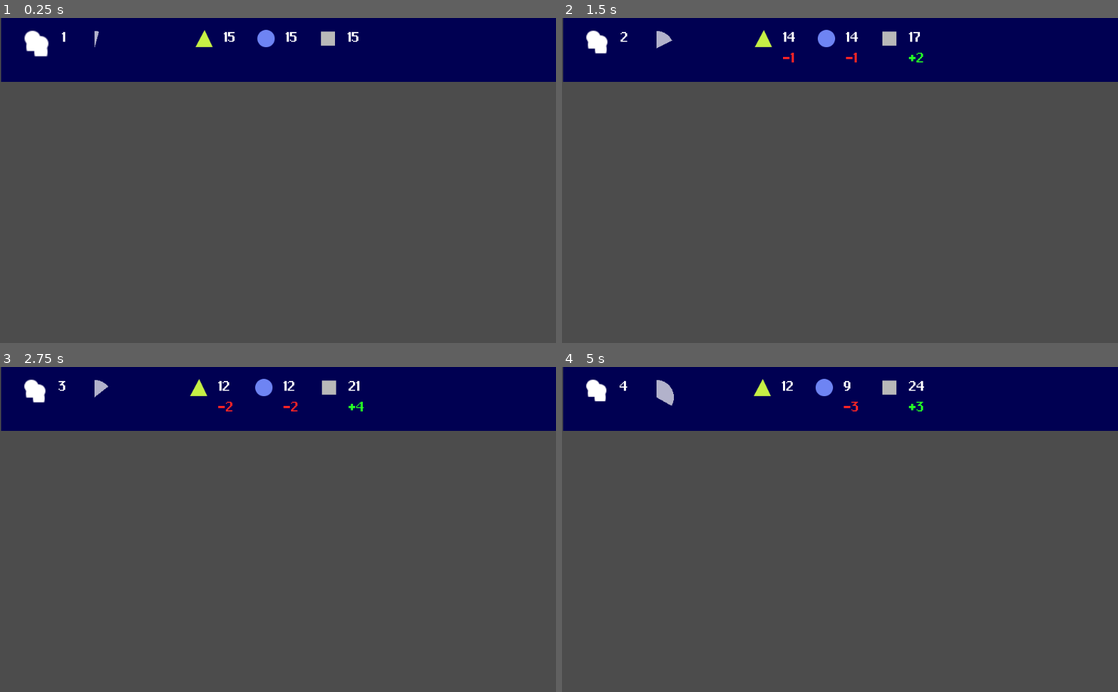
Above: before the commit, frames 1-4 (two rows, left to right).
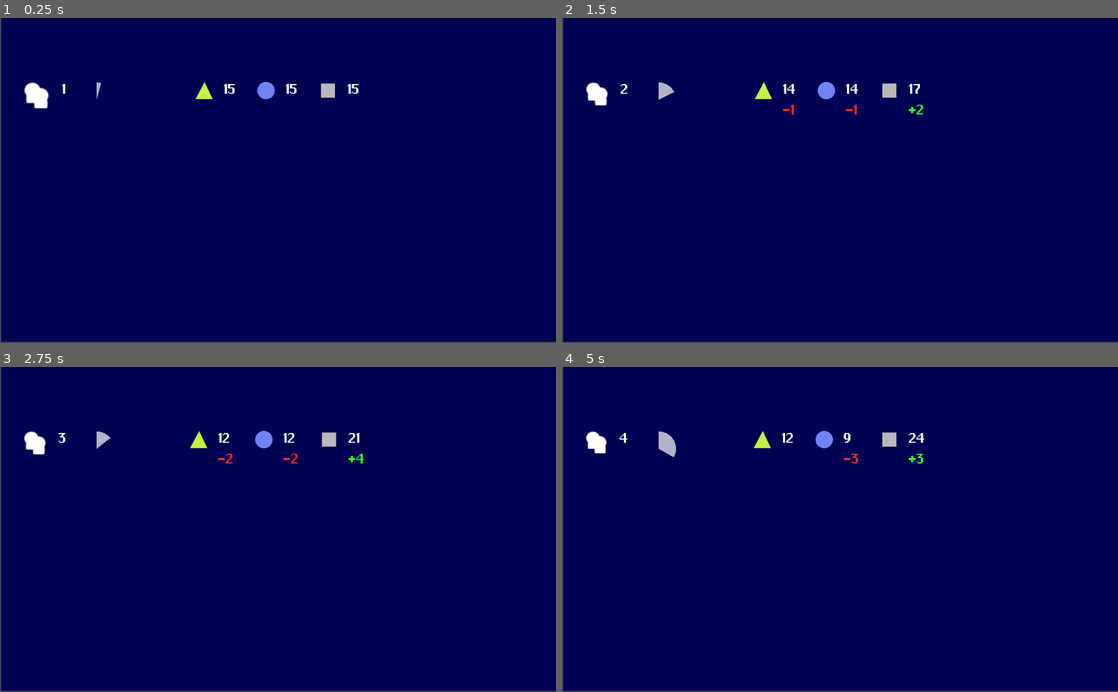
Above: after the commit, the same moments.

Repository: T4g1/gd-wildjam13
Game: Godot game, scene res://scenes/TestResources.tscn
Two runs of this game, one before a commit and one after it. Both use one fixed random seed, a clock stepped at 60 frames per second and the inputs below. After the commit the project has no main scene; this scene is started directly in both runs.
Inputs (mouse positions are in pixels of both pictures, inside the frame that each line leads up to):
- Up to frame 1 (0.25 s): no input
- Up to frame 2 (1.5 s): move the mouse to (962, 164) at 0.52 s; hold Right (ui_right) 0.53-1.25 s; click (962, 164) at 0.67 s; drag from (728, 196) to (812, 245) at 1.27 s
- Up to frame 3 (2.75 s): move the mouse to (333, 458) at 2.02 s; hold Right (ui_right) from 2.03 s (still down)
- Up to frame 4 (5 s): release Right (ui_right) at 2.75 s; tap Enter at 2.75 s; drag from (812, 594) to (673, 480) at 2.77 s; move the mouse to (1006, 578) at 3.52 s; hold Left (ui_left) 3.53-4.25 s; tap Space at 4.25 s; drag from (673, 480) to (756, 448) at 4.27 s

The runs differ from the first frame. In frame 1, 81% of the frame differs, in the area x 0-100%, y 3-100%; in frame 2, 81%; in frame 3, 81%; in frame 4, 81%.

Commit message:
feat: integrate GUI into main

Diff:
--- a/main.gd
+++ b/main.gd
@@ -2,13 +2,38 @@
 
 var held_object = null
 var player_city = null
+
 onready var pool: Pool = $VBoxContainer/Pool
+onready var resources_manager: ResourcesManager = $ResourcesManager
+onready var timer: ResourcesTimer = $Timer
+onready var gui: GUIResources = $GUIResources
+onready var doom: Timer = $doom_timer
 
 func _ready():
 	player_city = find_node("PlayerCity")
 
 	pool.connect("add_polymino", self, "_on_add_polymino")
 	pool.connect("remove_polymino", self, "_on_remove_polymino")
+	# Connect resource manager to GUI
+	resources_manager.connect("updated_resources", gui, "update_resources")
+	resources_manager.connect("updated_diffs", gui, "update_diffs")
+
+	# Connect resource manager to game_over logic
+	resources_manager.connect("is_empty", self, "init_doom")
+	doom.connect("timeout", self, "check_doom")
+
+	# Connect timer to consume action
+	timer.connect("timeout", self, "consume_produce")
+
+	start_game()
+
+func start_game():
+	timer.start()
+	resources_manager.reset()
+	# Set gui to init values
+	gui.update_resources(resources_manager.resources)
+	gui.update_population(1)
+
 
 	randomize()
 	generate_pool()
@@ -34,6 +59,12 @@
 	# Pass any held object to player's city for check
 	if held_object:
 		player_city.show_ghost(held_object)
+	# Update GUI with timer value
+	gui.update_timer(timer.time_left / timer.wait_time)
+
+func clear_pool():
+	for node in get_tree().get_nodes_in_group("dragable"):
+		node.free()
 
 func generate_pool():
 	pool.generate_new_pool()
--- a/main.tscn
+++ b/main.tscn
@@ -1,9 +1,12 @@
-[gd_scene load_steps=5 format=2]
+[gd_scene load_steps=8 format=2]
 
 [ext_resource path="res://main.gd" type="Script" id=1]
 [ext_resource path="res://nodes/City/City.tscn" type="PackedScene" id=2]
 [ext_resource path="res://nodes/Pool/Pool.gd" type="Script" id=3]
 [ext_resource path="res://nodes/Polymino/Polymino.tscn" type="PackedScene" id=4]
+[ext_resource path="res://scripts/ResourcesTimer.gd" type="Script" id=5]
+[ext_resource path="res://scripts/ResourcesManager.gd" type="Script" id=6]
+[ext_resource path="res://scenes/GUIResources.tscn" type="PackedScene" id=7]
 
 [node name="Node2D" type="Control"]
 anchor_right = 1.0
@@ -72,3 +75,18 @@
 
 [node name="pol4" parent="VBoxContainer/Pool/Control4" instance=ExtResource( 4 )]
 shape = 6
+
+[node name="Timer" type="Timer" parent="."]
+script = ExtResource( 5 )
+
+[node name="ResourcesManager" type="Node2D" parent="."]
+script = ExtResource( 6 )
+
+[node name="doom_timer" type="Timer" parent="."]
+wait_time = 0.2
+one_shot = true
+
+[node name="GUIResources" parent="." instance=ExtResource( 7 )]
+margin_left = -2.0
+margin_right = -2.0
+margin_bottom = -493.0
--- a/project.godot
+++ b/project.godot
@@ -24,6 +24,16 @@
 "language": "GDScript",
 "path": "res://scripts/GUIResources.gd"
 }, {
+"base": "Node2D",
+"class": "Polymino",
+"language": "GDScript",
+"path": "res://nodes/Polymino/Polymino.gd"
+}, {
+"base": "HBoxContainer",
+"class": "Pool",
+"language": "GDScript",
+"path": "res://nodes/Pool/Pool.gd"
+}, {
 "base": "HBoxContainer",
 "class": "ResourceLabels",
 "language": "GDScript",
@@ -48,34 +58,23 @@
 "class": "TestResources",
 "language": "GDScript",
 "path": "res://scripts/TestResources.gd"
-}, {
-"base": "Node2D",
-"class": "Polymino",
-"language": "GDScript",
-"path": "res://nodes/Polymino/Polymino.gd"
-}, {
-"base": "HBoxContainer",
-"class": "Pool",
-"language": "GDScript",
-"path": "res://nodes/Pool/Pool.gd"
 } ]
 _global_script_class_icons={
 "Bloc": "",
 "ConsumeBar": "",
 "GUIResources": "",
+"Polymino": "",
+"Pool": "",
 "ResourceLabels": "",
 "ResourceType": "",
 "ResourcesManager": "",
 "ResourcesTimer": "",
-"TestResources": "",
-"Polymino": "",
-"Pool": ""
+"TestResources": ""
 }
 
 [application]
 
 config/name="New Game Project"
-run/main_scene="res://main.tscn"
 config/icon="res://icon.png"
 
 [rendering]
--- a/scenes/GUIResources.tscn
+++ b/scenes/GUIResources.tscn
@@ -17,15 +17,17 @@
 
 [node name="ColorRect" type="ColorRect" parent="."]
 anchor_right = 1.0
-anchor_bottom = 0.2
+anchor_bottom = 1.0
 color = Color( 0.00392157, 0, 0.32549, 1 )
 
 [node name="Container" type="Control" parent="."]
 anchor_left = 0.8
+anchor_top = 0.2
 anchor_right = 0.8
-anchor_bottom = 0.2
+anchor_bottom = 0.4
 margin_left = -779.2
 margin_right = 159.8
+margin_bottom = -120.0
 
 [node name="Population" parent="Container" instance=ExtResource( 2 )]
 anchor_top = 0.2
@@ -36,10 +38,10 @@
 no_diff = true
 
 [node name="ConsumeBar" type="Control" parent="Container"]
-margin_left = 100.0
-margin_top = 26.0
-margin_right = 167.0
-margin_bottom = 95.0
+margin_left = 104.101
+margin_top = 1.39343
+margin_right = 171.101
+margin_bottom = 70.3934
 script = ExtResource( 4 )
 
 [node name="Resources" type="HBoxContainer" parent="Container"]
@@ -55,17 +57,17 @@
 [node name="Food" parent="Container/Resources" instance=ExtResource( 2 )]
 margin_left = 309.0
 margin_right = 389.0
-margin_bottom = 72.0
+margin_bottom = 66.0
 icon = ExtResource( 5 )
 
 [node name="Water" parent="Container/Resources" instance=ExtResource( 2 )]
 margin_left = 429.0
 margin_right = 509.0
-margin_bottom = 72.0
+margin_bottom = 66.0
 icon = ExtResource( 6 )
 
 [node name="Iron" parent="Container/Resources" instance=ExtResource( 2 )]
 margin_left = 549.0
 margin_right = 629.0
-margin_bottom = 72.0
+margin_bottom = 66.0
 icon = ExtResource( 7 )
--- a/scripts/ConsumeBar.gd
+++ b/scripts/ConsumeBar.gd
@@ -6,25 +6,25 @@
 var value : float = 0.1
 
 func _ready():
-  pass
+	pass
 
 func update_value(v: float):
-  value = v
-  update()
+	value = v
+	update()
 
 func _draw():
-  draw_circle_arc_poly(Vector2(SIZE / 2, SIZE / 2),
-  SIZE/ 2,
-  0, 360 - 360 * value,
-  Color(1,1,1,0.7))
+	draw_circle_arc_poly(Vector2(SIZE / 2, SIZE / 2),
+	SIZE/ 2,
+	0, 360 - 360 * value,
+	Color(1,1,1,0.7))
 
 func draw_circle_arc_poly(center, radius, angle_from, angle_to, color):
-  var nb_points = 32
-  var points_arc = PoolVector2Array()
-  points_arc.push_back(center)
-  var colors = PoolColorArray([color])
+	var nb_points = 32
+	var points_arc = PoolVector2Array()
+	points_arc.push_back(center)
+	var colors = PoolColorArray([color])
 
-  for i in range(nb_points + 1):
-      var angle_point = deg2rad(angle_from + i * (angle_to - angle_from) / nb_points - 90)
-      points_arc.push_back(center + Vector2(cos(angle_point), sin(angle_point)) * radius)
-  draw_polygon(points_arc, colors)
+	for i in range(nb_points + 1):
+			var angle_point = deg2rad(angle_from + i * (angle_to - angle_from) / nb_points - 90)
+			points_arc.push_back(center + Vector2(cos(angle_point), sin(angle_point)) * radius)
+	draw_polygon(points_arc, colors)
--- a/scripts/GUIResources.gd
+++ b/scripts/GUIResources.gd
@@ -7,29 +7,29 @@
 
 
 func _ready():
-  resources_labels[ResourceType.Types.FOOD] = $Container/Resources/Food
-  resources_labels[ResourceType.Types.WATER] = $Container/Resources/Water
-  resources_labels[ResourceType.Types.IRON] = $Container/Resources/Iron
+	resources_labels[ResourceType.Types.FOOD] = $Container/Resources/Food
+	resources_labels[ResourceType.Types.WATER] = $Container/Resources/Water
+	resources_labels[ResourceType.Types.IRON] = $Container/Resources/Iron
 
-  for type in range(0, ResourceType.Types.size()):
-    var resource: ResourceLabels = resources_labels[type]
-    resource.update_total(0)
-    resource.update_diff(0)
+	for type in range(0, ResourceType.Types.size()):
+		var resource: ResourceLabels = resources_labels[type]
+		resource.update_total(0)
+		resource.update_diff(0)
 
-  population.update_total(0)
+	population.update_total(0)
 
 func update_population(value: int):
-  population.update_total(value)
+	population.update_total(value)
 
 func update_resources(values: Dictionary):
-  for key in values.keys():
-    var resource: ResourceLabels = resources_labels[key]
-    resource.update_total(values[key])
+	for key in values.keys():
+		var resource: ResourceLabels = resources_labels[key]
+		resource.update_total(values[key])
 
 func update_diffs(values: Dictionary):
-  for key in values.keys():
-    var resource: ResourceLabels = resources_labels[key]
-    resource.update_diff(values[key])
+	for key in values.keys():
+		var resource: ResourceLabels = resources_labels[key]
+		resource.update_diff(values[key])
 
 func update_timer(value: float):
-  consume_bar.update_value(value)
+	consume_bar.update_value(value)
--- a/scripts/ResourcesManager.gd
+++ b/scripts/ResourcesManager.gd
@@ -11,41 +11,41 @@
 export(int) var base = 15
 
 func _ready():
-  reset()
+	reset()
 
 func reset():
-  for type in range(0, ResourceType.Types.size()):
-    resources[type] = base
-    diffs[type] = 0
+	for type in range(0, ResourceType.Types.size()):
+		resources[type] = base
+		diffs[type] = 0
 
 func add(type: int, value: int):
-  resources[type] += value
-  emit_signal("updated_resources", resources)
+	resources[type] += value
+	emit_signal("updated_resources", resources)
 
 func remove(type: int, value: int):
-  resources[type] -= value
-  if resources[type] < 0:
-    emit_signal("is_empty")
-  emit_signal("updated_resources", resources)
+	resources[type] -= value
+	if resources[type] < 0:
+		emit_signal("is_empty")
+	emit_signal("updated_resources", resources)
 
 func update_diffs():
-  for type in range(0, ResourceType.Types.size()):
-    diffs[type] = 0
+	for type in range(0, ResourceType.Types.size()):
+		diffs[type] = 0
 
-  var blocs := get_tree().get_nodes_in_group("bloc")
-  for b_i in blocs:
-    var bloc := b_i as Bloc
-    if bloc.active:
-      for type in range(0, ResourceType.Types.size()):
-        if type == bloc.prod_type:
-          diffs[type] += bloc.production
-        else:
-          diffs[type] -= bloc.consumption
+	var blocs := get_tree().get_nodes_in_group("bloc")
+	for b_i in blocs:
+		var bloc := b_i as Bloc
+		if bloc.active:
+			for type in range(0, ResourceType.Types.size()):
+				if type == bloc.prod_type:
+					diffs[type] += bloc.production
+				else:
+					diffs[type] -= bloc.consumption
 
-    emit_signal("updated_diffs", diffs)
+		emit_signal("updated_diffs", diffs)
 
 func is_empty() -> bool:
-  var empty = false
-  for type in range(0, ResourceType.Types.size()):
-    empty = empty || resources[type] < 0
-  return empty
+	var empty = false
+	for type in range(0, ResourceType.Types.size()):
+		empty = empty || resources[type] < 0
+	return empty
--- a/scripts/ResourcesTimer.gd
+++ b/scripts/ResourcesTimer.gd
@@ -6,12 +6,12 @@
 export(float) var acc := 0.9
 
 func _ready():
-  init()
+	init()
 
 func init():
-  wait_time = base_delay
+	wait_time = base_delay
 
 func speed_up():
-  stop()
-  wait_time = max(min_delay, wait_time * acc)
-  start()
+	stop()
+	wait_time = max(min_delay, wait_time * acc)
+	start()
--- a/scripts/TestResources.gd
+++ b/scripts/TestResources.gd
@@ -9,71 +9,71 @@
 var bloc_packed: PackedScene = preload("res://scenes/Bloc.tscn")
 
 func _ready():
-  # Connect resource manager to GUI
-  resources_manager.connect("updated_resources", gui, "update_resources")
-  resources_manager.connect("updated_diffs", gui, "update_diffs")
+	# Connect resource manager to GUI
+	resources_manager.connect("updated_resources", gui, "update_resources")
+	resources_manager.connect("updated_diffs", gui, "update_diffs")
 
-  # Connect resource manager to game_over logic
-  resources_manager.connect("is_empty", self, "init_doom")
-  doom.connect("timeout", self, "check_doom")
+	# Connect resource manager to game_over logic
+	resources_manager.connect("is_empty", self, "init_doom")
+	doom.connect("timeout", self, "check_doom")
 
-  # Connect timer to consume action
-  timer.connect("timeout", self, "consume_produce")
+	# Connect timer to consume action
+	timer.connect("timeout", self, "consume_produce")
 
-  start_game()
+	start_game()
 
 func start_game():
-  timer.start()
-  resources_manager.reset()
+	timer.start()
+	resources_manager.reset()
 
-  # Set gui to init values
-  gui.update_resources(resources_manager.resources)
-  gui.update_population(1)
+	# Set gui to init values
+	gui.update_resources(resources_manager.resources)
+	gui.update_population(1)
 
 func _input(event: InputEvent):
-  if event.is_action_pressed("ui_left"):
-    create_bloc(ResourceType.Types.FOOD)
-  if event.is_action_pressed("ui_down"):
-    create_bloc(ResourceType.Types.WATER)
-  if event.is_action_pressed("ui_right"):
-    create_bloc(ResourceType.Types.IRON)
+	if event.is_action_pressed("ui_left"):
+		create_bloc(ResourceType.Types.FOOD)
+	if event.is_action_pressed("ui_down"):
+		create_bloc(ResourceType.Types.WATER)
+	if event.is_action_pressed("ui_right"):
+		create_bloc(ResourceType.Types.IRON)
 
 func _process(delta):
-  # Update GUI with timer value
-  gui.update_timer(timer.time_left / timer.wait_time)
+	# Update GUI with timer value
+	gui.update_timer(timer.time_left / timer.wait_time)
 
 func create_bloc(type: int):
-  # Create Bloc from prefab
-  var bloc: Bloc = bloc_packed.instance()
-  bloc.prod_type = type
-  bloc.active = true
+	# Create Bloc from prefab
+	var bloc: Bloc = bloc_packed.instance()
+	bloc.prod_type = type
+	bloc.active = true
 
-  # Connect bloc to resource manager
-  bloc.connect("consume", resources_manager, "remove")
-  bloc.connect("produce", resources_manager, "add")
+	# Connect bloc to resource manager
+	bloc.connect("consume", resources_manager, "remove")
+	bloc.connect("produce", resources_manager, "add")
 
-  # Add bloc in the tree
-  $Blocs.add_child(bloc)
-  resources_manager.update_diffs()
+	# Add bloc in the tree
+	$Blocs.add_child(bloc)
+	resources_manager.update_diffs()
 
-  # Update timer pace and activate a consume cycle
-  timer.speed_up()
-  consume_produce()
+	# Update timer pace and activate a consume cycle
+	timer.speed_up()
+	consume_produce()
 
-  # Increase population
-  gui.update_population(1 + get_tree().get_nodes_in_group("bloc").size())
+	# Increase population
+	gui.update_population(1 + get_tree().get_nodes_in_group("bloc").size())
 
 func consume_produce():
-  # Get all blocs to consume and produce
-  get_tree().call_group("bloc", "consume_and_produce")
+	# Get all blocs to consume and produce
+	get_tree().call_group("bloc", "consume_and_produce")
 
 func init_doom():
-  # Start a little timer when a resource drop below 0
-  if doom.is_stopped():
-    doom.start()
+	# Start a little timer when a resource drop below 0
+	if doom.is_stopped():
+		doom.start()
 
 func check_doom():
-  # Once the timer is done, if the value is still < 0, stop game
-  if resources_manager.is_empty():
-    timer.stop()
-    $game_over.visible = true
+	# Once the timer is done, if the value is still < 0, stop game
+	if resources_manager.is_empty():
+		timer.stop()
+		$game_over.visible = true
Not shown, changed: .gitignore
